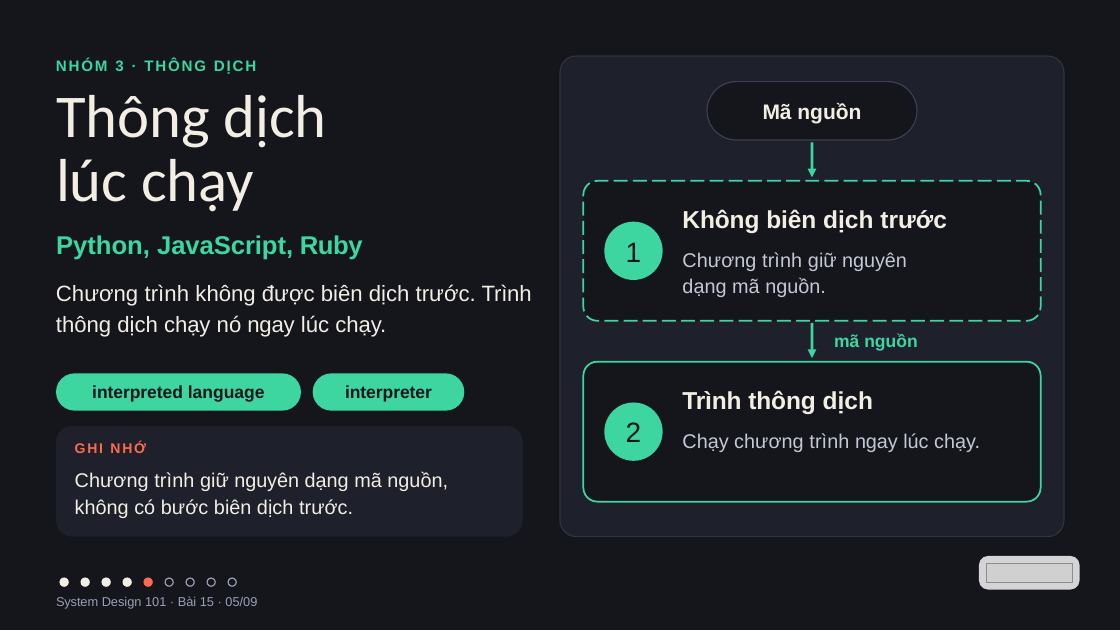
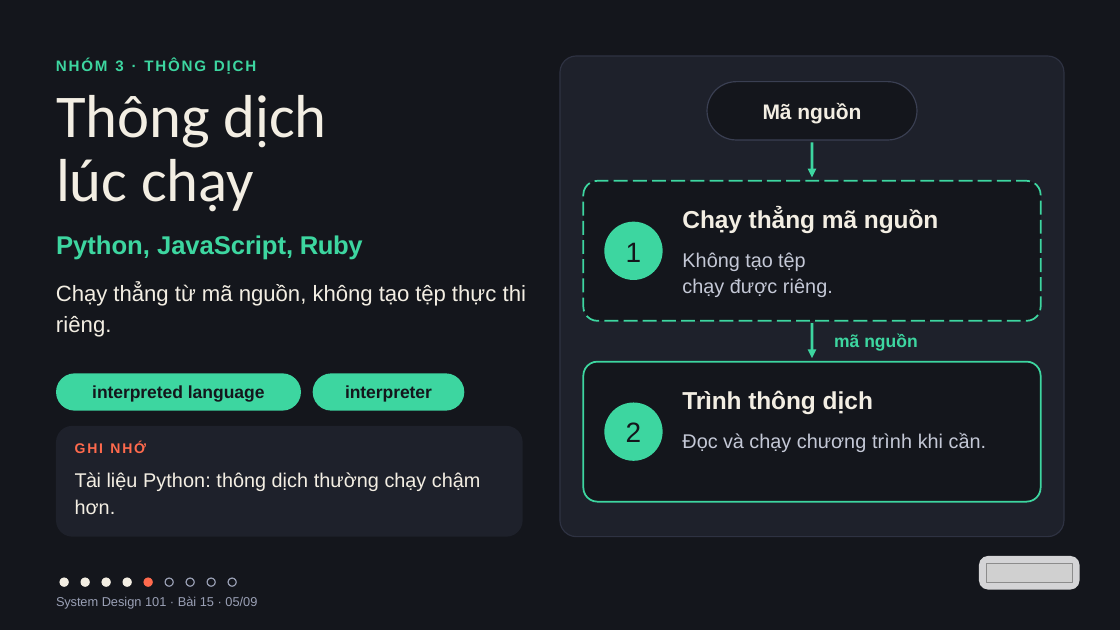
Before and after one commit to vohoailinh90/tool-marketing-studio, a slide deck: slide 5 of system-design-101/vi/lessons/sd-10-015/slides/sd-10-015.pptx. Drawn at 1120x630 pixels with LibreOffice and Linux fonts; fonts in the diff are those of the drawing; grey boxes stand for pictures. Boxes give left, top, right and bottom in pixels: in the first picture for what was removed or moved away, otherwise in the second. Text is boxed around its words. In the diff, an @@ line names an element or a change of style, - is before the commit and + after.

```diff
--- a/system-design-101/vi/lessons/sd-10-015/slides/sd-10-015.pptx
+++ b/system-design-101/vi/lessons/sd-10-015/slides/sd-10-015.pptx
@@ text at [682,208,938,233]: text changed @@
-Không biên dịch trước
+Chạy thẳng mã nguồn
@@ text at [682,252,833,297]: text changed @@
-Chương trình giữ nguyên
-dạng mã nguồn.
+Không tạo tệp
+chạy được riêng.
@@ text at [56,283,526,337]: text changed @@
-Chương trình không được biên dịch trước. Trình thông dịch chạy nó ngay lúc chạy.
+Chạy thẳng từ mã nguồn, không tạo tệp thực thi riêng.
@@ text at [682,433,987,452]: text changed @@
-Chạy chương trình ngay lúc chạy.
+Đọc và chạy chương trình khi cần.
@@ text at [75,472,481,514]: text changed @@
-Chương trình giữ nguyên dạng mã nguồn, không có bước biên dịch trước.
+Tài liệu Python: thông dịch thường chạy chậm hơn.
```
Also in this commit, not shown: 7 other slides changed, 4 other files.
